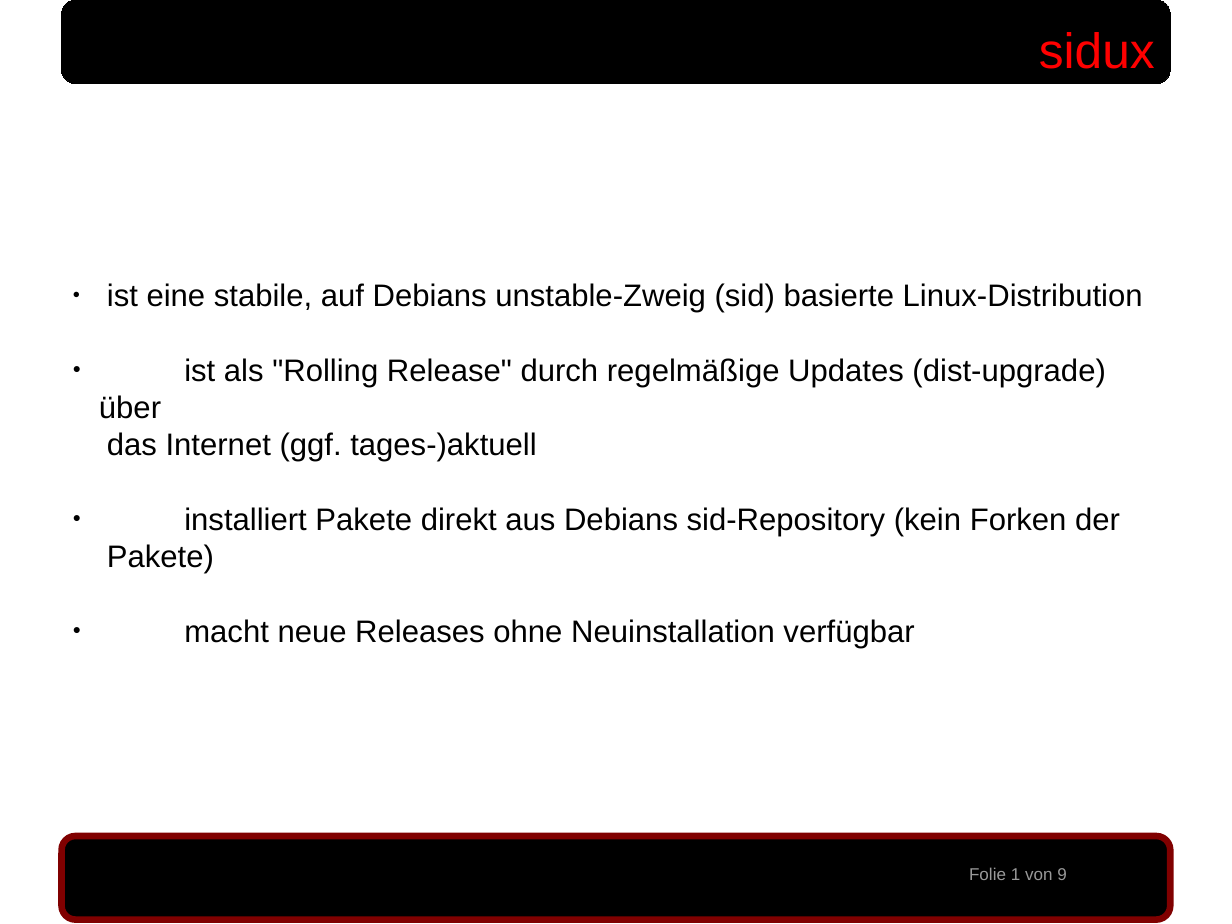
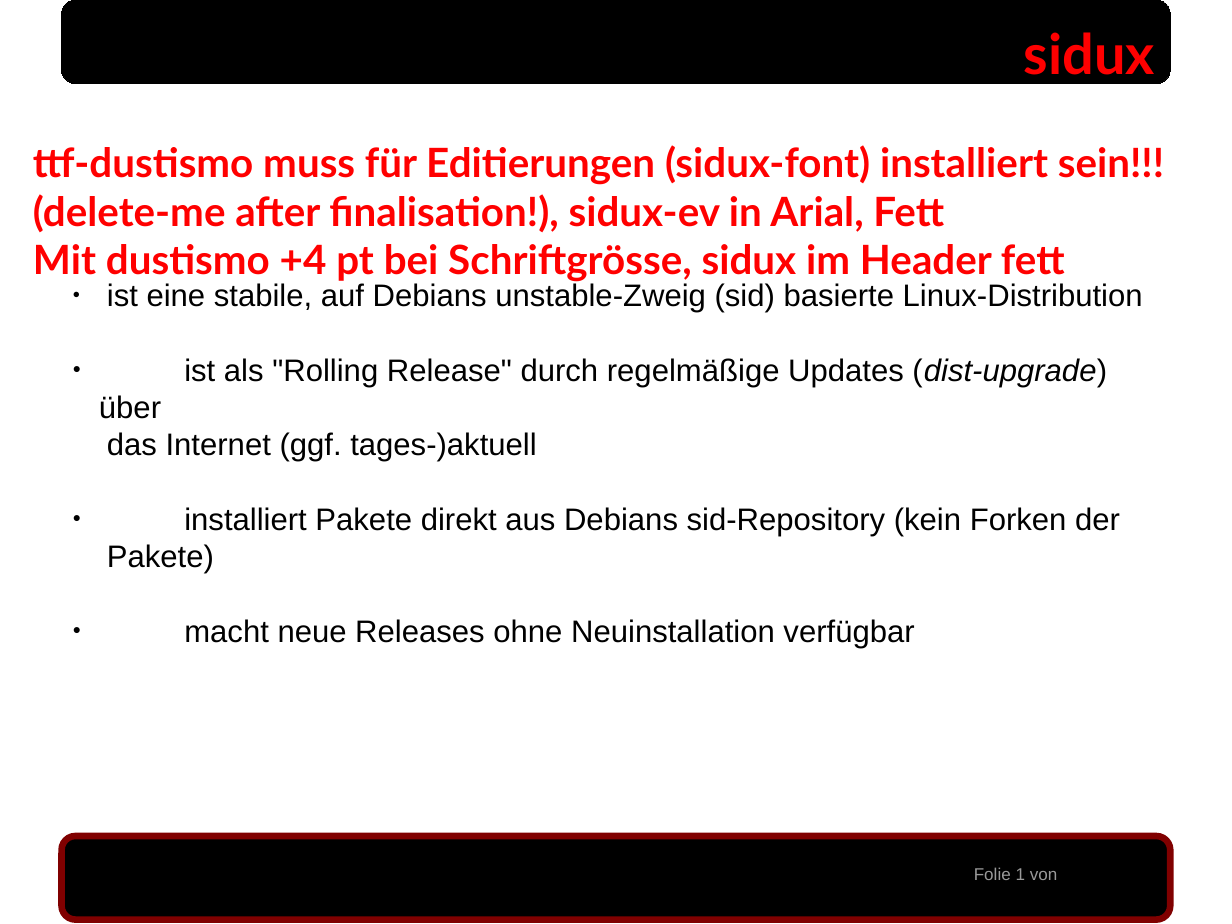
Before and after one commit to sidux-ev/praesentation, a slide deck: slide 1 of bin/sigint2010_koeln.odp. Drawn at 1232x924 pixels with LibreOffice and Linux fonts; fonts in the diff are those of the drawing; background and template pictures are left out. Boxes give left, top, right and bottom in pixels: in the first picture for what was removed or moved away, otherwise in the second. Text is boxed around its words. In the diff, an @@ line names an element or a change of style, - is before the commit and + after.

Commit message:
odp angepasst, sidux in dustismo +4pt (ttf-dustin muss installiert werden!), sidux-ev in arial, fett, inhalt wie in txt sidux im header dustimo +4pt, fett hinweis in ODP bzgl. FONT auf 1. seite (remove me after finalisation) pdf aus odp kleinere typos

```diff
--- a/bin/sigint2010_koeln.odp
+++ b/bin/sigint2010_koeln.odp
@@ text "sidux" at <box>1024,32,1155,75</box>: size 32 to 36 pt, font Arial to Lato, bold on @@
@@ text added at <box>33,145,1164,282</box>, 26 pt, text #FF0000, bold @@
+ttf-dustismo muss für Editierungen (sidux-font) installiert sein!!! (delete-me after finalisation!), sidux-ev in Arial, Fett
+Mit dustismo +4 pt bei Schriftgrösse, sidux im Header fett
@@ text at <box>99,358,1107,462</box>: italic on in "(dist-upgrade)" @@
@@ page number at <box>974,867,1058,880</box>: text changed @@
-Folie 1 von 9
+Folie 1 von
```
Also in this commit, not shown: 8 other slides changed, 3 other files.
